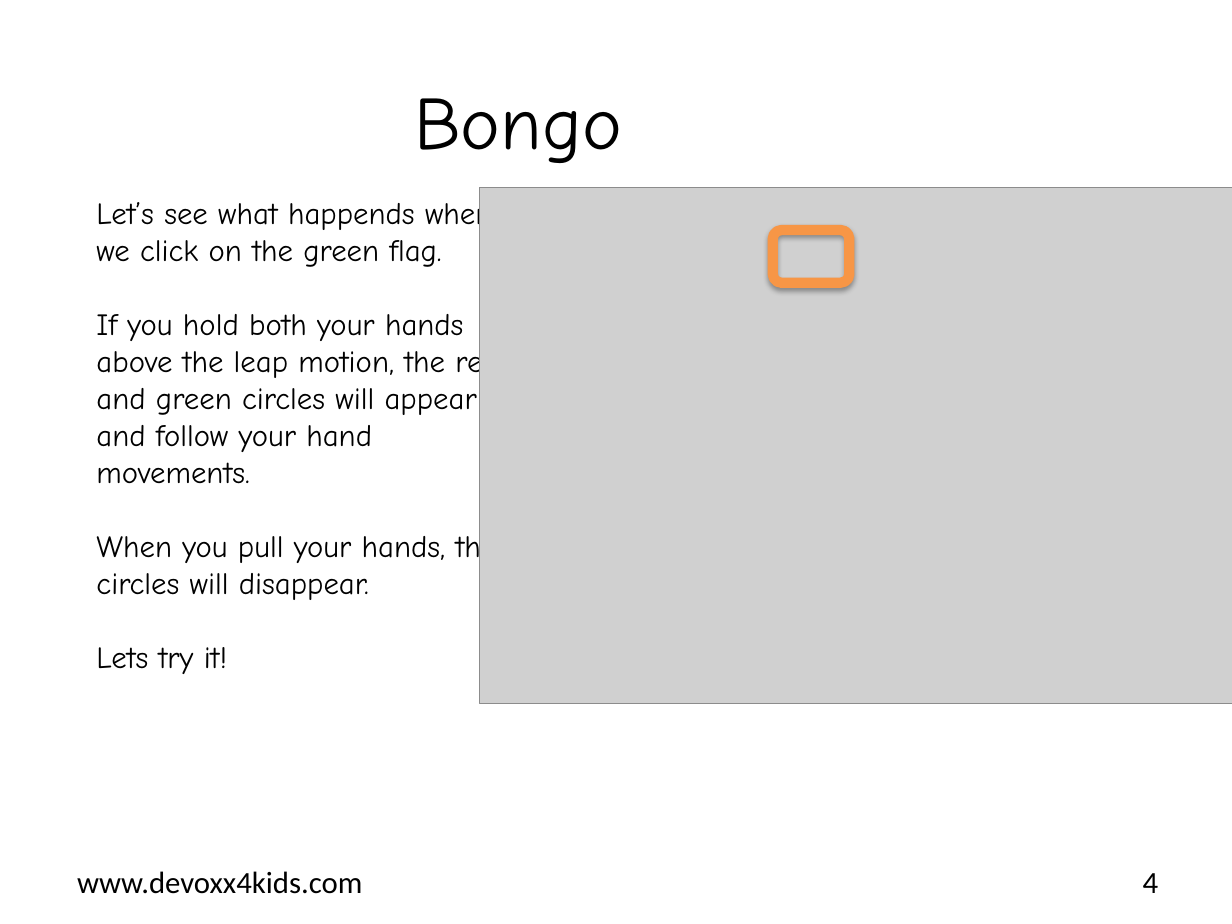
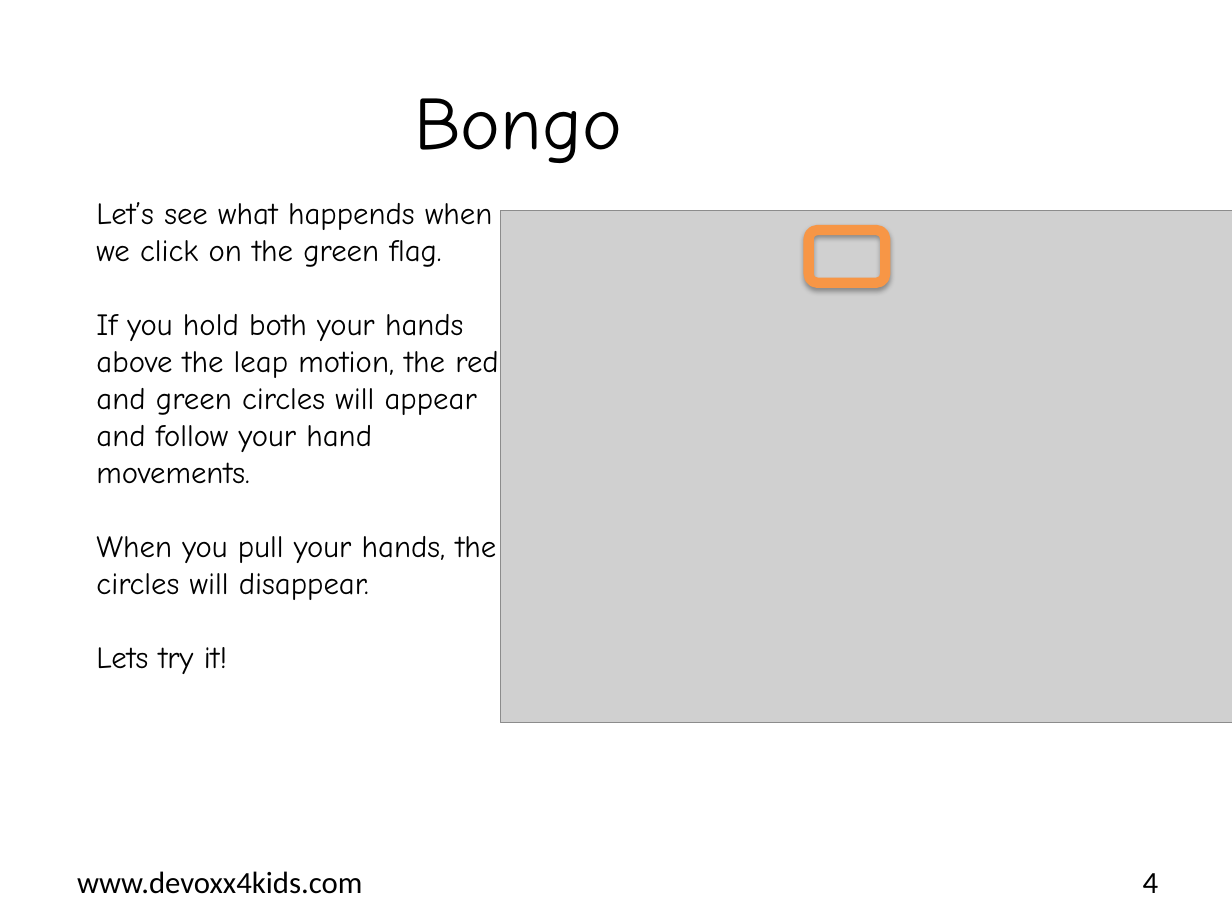
Before and after one commit to bertjan/jpoint-devoxx4kids, a slide deck: slide 4 of scratch-leapmotion/instructions/en/Bongo Drum.pptx. Drawn at 1232x924 pixels with LibreOffice and Linux fonts; fonts in the diff are those of the drawing; grey boxes stand for pictures; background and template pictures are left out. Boxes give left, top, right and bottom in pixels: in the first picture for what was removed or moved away, otherwise in the second. Text is boxed around its words. In the diff, an @@ line names an element or a change of style, - is before the commit and + after.

Commit message:
changes bongo images

```diff
--- a/scratch-leapmotion/instructions/en/Bongo Drum.pptx
+++ b/scratch-leapmotion/instructions/en/Bongo Drum.pptx
@@ picture resized from (x1=479, y1=187, x2=1232, y2=703) to (x1=500, y1=211, x2=1232, y2=723) @@
@@ rounded rectangle moved from (x1=772, y1=230, x2=849, y2=283) to (x1=808, y1=230, x2=885, y2=283) @@
```
Also in this commit, not shown: 6 other slides changed.
